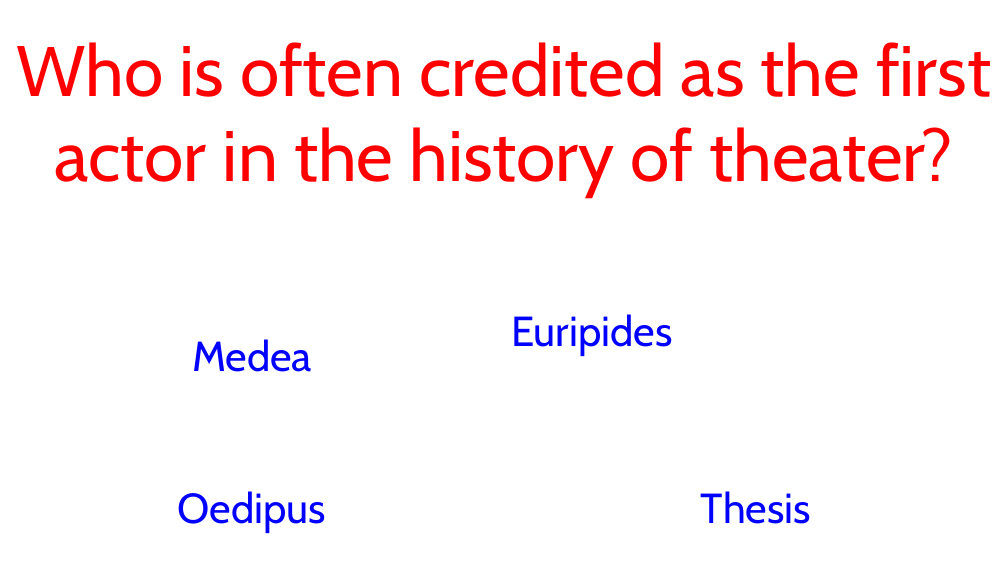
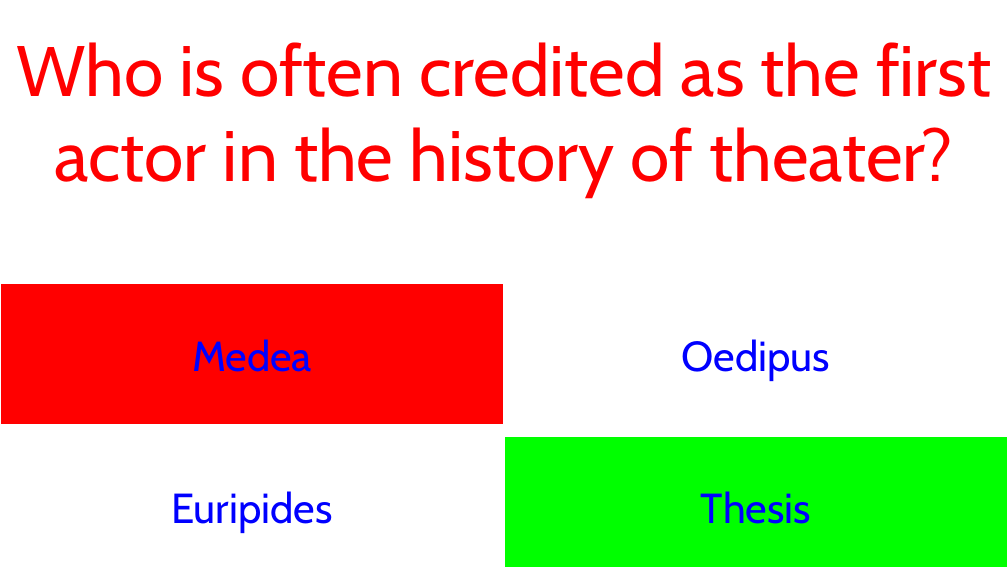
Before and after one commit to JoshuaRifareal/LET-Flashcards, a slide deck: slide 2 of Cards.pptm (slide 42 before the commit). Drawn at 1008x567 pixels with LibreOffice and Linux fonts; fonts in the diff are those of the drawing. Boxes give left, top, right and bottom in pixels: in the first picture for what was removed or moved away, otherwise in the second. Text is boxed around its words. In the diff, an @@ line names an element or a change of style, - is before the commit and + after.

```diff
--- a/Cards.pptm
+++ b/Cards.pptm
@@ action button blank "Medea" at (x1=0, y1=284, x2=504, y2=426): fill #FFFFFF to #FF0000 @@
@@ text in action button blank at (x1=682, y1=339, x2=830, y2=381): text changed @@
-Euripides
+Oedipus
@@ action button blank "Thesis" at (x1=504, y1=436, x2=1008, y2=567): fill #FFFFFF to #00FF00 @@
@@ text in action button blank at (x1=171, y1=491, x2=332, y2=533): text changed @@
-Oedipus
+Euripides
```
Also in this commit, not shown: 9 other slides changed, 6 slides added, 91 slides removed.
